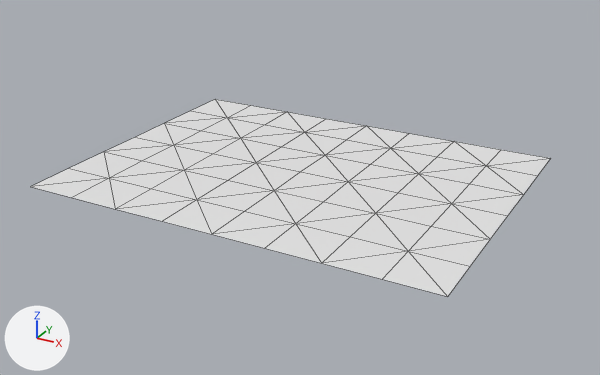
The OBJ model assets/maps/chunks/terrain_lod2_1_-4.obj, before and after one commit.
One viewpoint serves both versions: a 50 mm camera at (152.4, 113.1, 40.8) aimed at (93.8, 219.7, -12.5). The axes (+X, +Y, +Z) are drawn at lower left. The lights are the same throughout. The picture after the commit comes second. Mesh edges are drawn as thin lines. Where no turn or scale is listed for an object, it has been applied to the vertices.

Names of what the first picture shows: 'terrain_lod2_1_-4'.
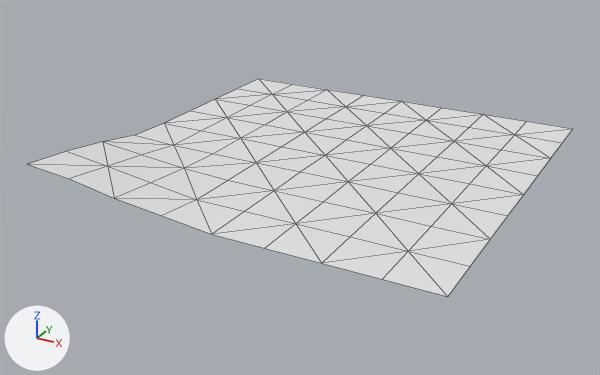
Pixel boxes [x1, y1, x2, y2] of what changed, in the pictures (600 x 375 px; the box of a moved part takes in the faces that stretch with it):
'terrain_lod2_1_-4', reshaped (10% taller)
    before: [31, 99, 551, 296]
    after: [27, 79, 572, 296]
part 1 of me_terrain_lod2_1__4, added
    after: [217, 79, 572, 158]
part 2 of me_terrain_lod2_1__4, moved or reshaped
    before: [31, 124, 256, 234]
    after: [27, 124, 256, 234]

Edits to the bpy script that builds the scene:
```text
Change me_terrain_lod2_1__4:
    used by ob_terrain_lod2_1__4; location = (0.0, 0.0, 0.0)
    verts and faces of me_terrain_lod2_1__4; kept vertices keep their numbers, new ones are numbered from 63
    before: 27 (64.0, 216.0, -8.0) at pixel (135, 137), 36 (64.0, 208.0, -8.0) at pixel (103, 151), 37 (72.0, 208.0, -8.0) at pixel (142, 160), 38 (80.0, 208.0, -8.0) at pixel (184, 170), 45 (64.0, 200.0, -8.0) at pixel (68, 168)
    before: 46 (72.0, 200.0, -8.0) at pixel (109, 178), 47 (80.0, 200.0, -8.0) at pixel (151, 188), 54 (64.0, 192.0, -8.0) at pixel (30, 186), 55 (72.0, 192.0, -8.0) at pixel (71, 197), 56 (80.0, 192.0, -8.0) at pixel (115, 209)
    before: 57 (88.0, 192.0, -8.0) at pixel (162, 221)
    remove me_terrain_lod2_1__4.from_pydata(...)  # 63 vertices, 96 faces; spans x 64.0..128.0, y 192.0..240.0, z -8.0
    add me_terrain_lod2_1__4.from_pydata(...)  # 81 vertices, 128 faces; spans x 64.0..128.0, y 192.0..256.0, z -8.0..-4.5
    me_terrain_lod2_1__4 part 1
    9 new vertices lie (0.0, 8.0, 0.0) away from vertices in x 64.0..128.0, y 240.0, z -8.0
    9 new vertices lie (0.0, 8.0, 0.0) away from vertices in x 64.0..128.0, y 248.0, z -8.0
    32 new faces join them
    me_terrain_lod2_1__4 part 2
    add verts[27] = (64.0, 216.0, -7.6)  # moved, pixel (135, 135)
    add verts[36] = (64.0, 208.0, -6.2)  # moved, pixel (102, 141)
    add verts[37] = (72.0, 208.0, -7.0)  # moved, pixel (142, 154)
    add verts[38] = (80.0, 208.0, -7.7)  # moved, pixel (184, 168)
    add verts[45] = (64.0, 200.0, -5.1)  # moved, pixel (66, 151)
    add verts[55] = (72.0, 192.0, -5.1)  # moved, pixel (69, 178)
    add verts[46] = (72.0, 200.0, -6.1)  # moved, pixel (107, 166)
    add verts[47] = (80.0, 200.0, -7.1)  # moved, pixel (151, 182)
    add verts[54] = (64.0, 192.0, -4.5)  # moved, pixel (27, 164)
    add verts[56] = (80.0, 192.0, -6.4)  # moved, pixel (114, 198)
    add verts[57] = (88.0, 192.0, -7.2)  # moved, pixel (161, 215)
```
